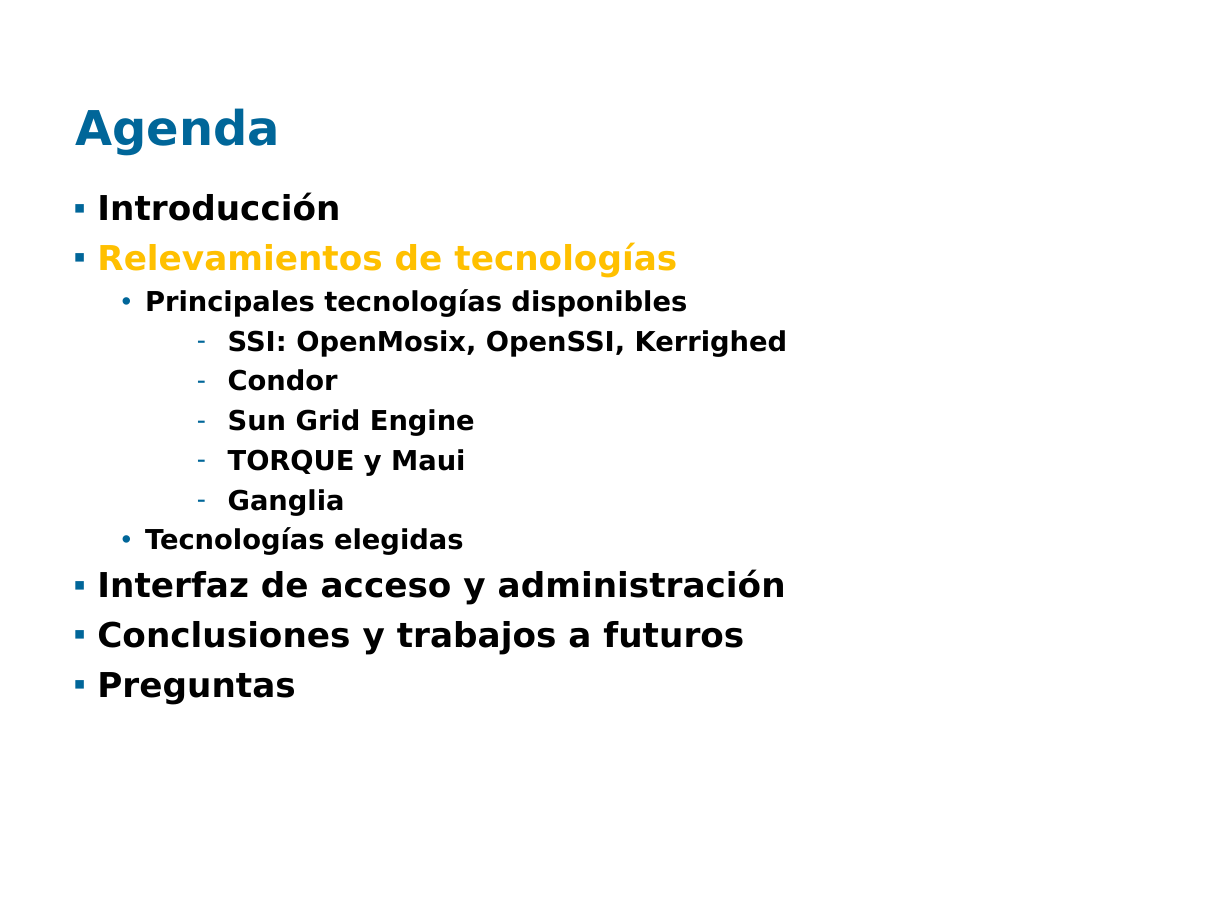
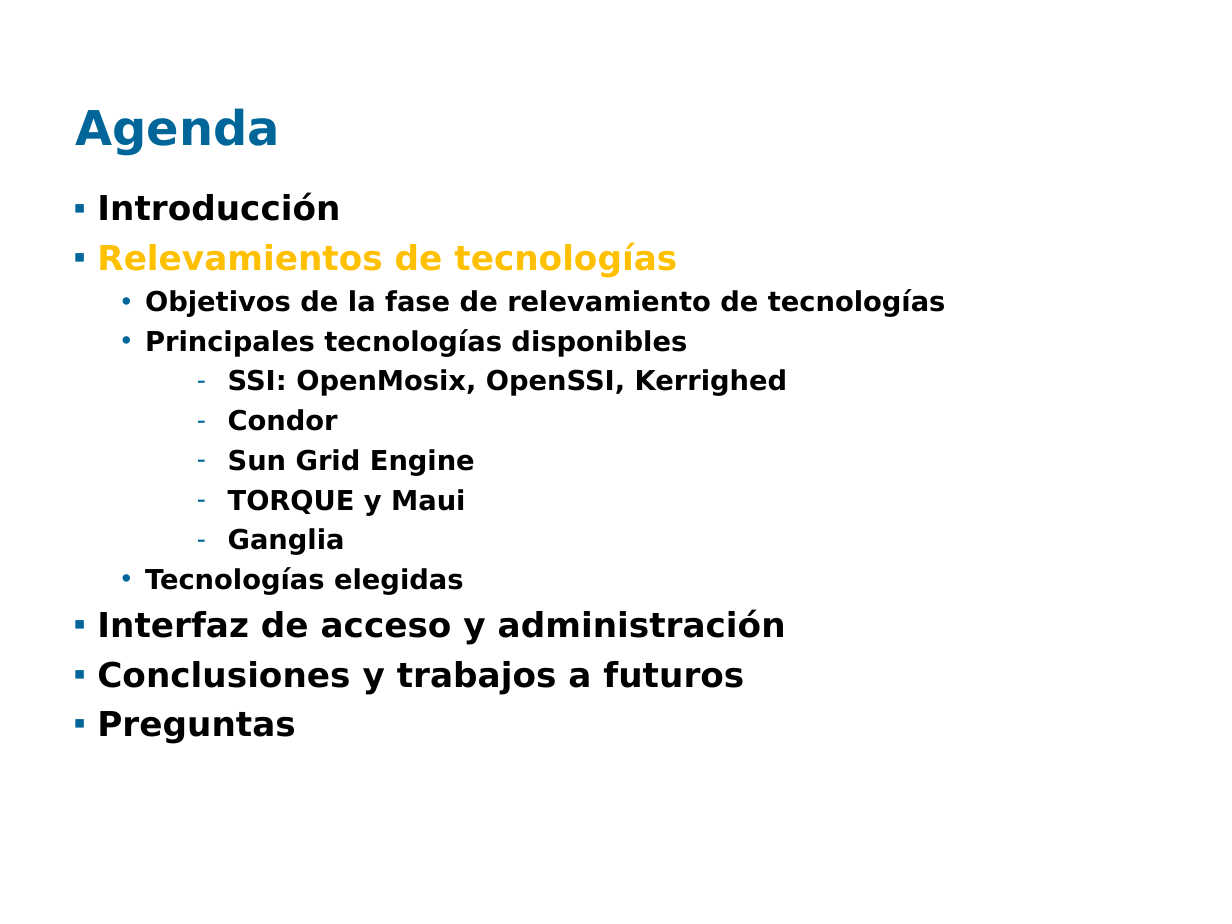
Before and after one commit to santiago-iturriaga/pgruso2007, a slide deck: slide 3 of Documentacion/Presentación Fenton - Santiago.ppt. Drawn at 1232x924 pixels with LibreOffice and Linux fonts; fonts in the diff are those of the drawing; background and template pictures are left out. Boxes give left, top, right and bottom in pixels: in the first picture for what was removed or moved away, otherwise in the second. Text is boxed around its words. In the diff, an @@ line names an element or a change of style, - is before the commit and + after.

```diff
--- a/Documentacion/Presentación Fenton - Santiago.ppt
+++ b/Documentacion/Presentación Fenton - Santiago.ppt
@@ text at <box>145,289,946,317</box>: paragraph added @@
+  • Objetivos de la fase de relevamiento de tecnologías
```
Also in this commit, not shown: 1 other slide changed.
